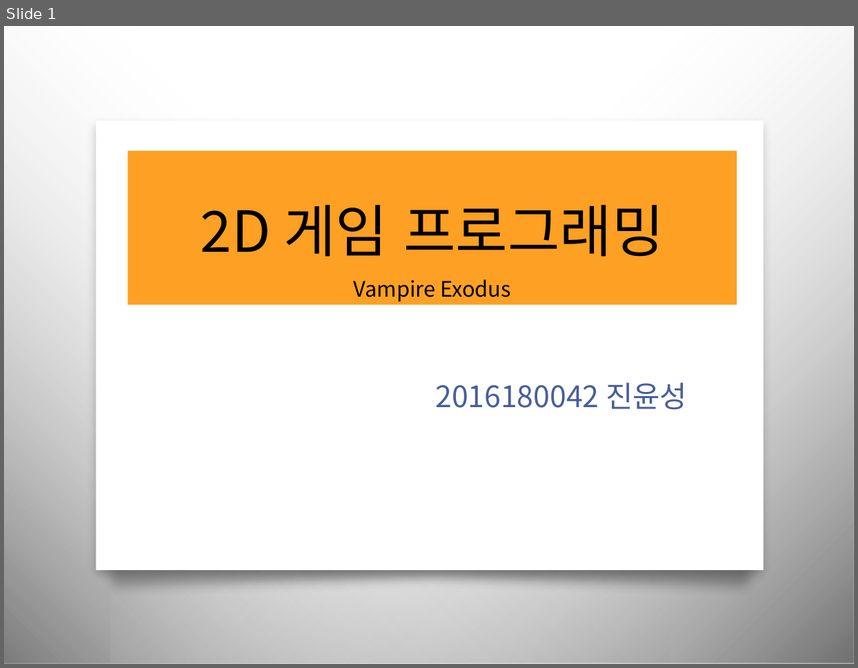
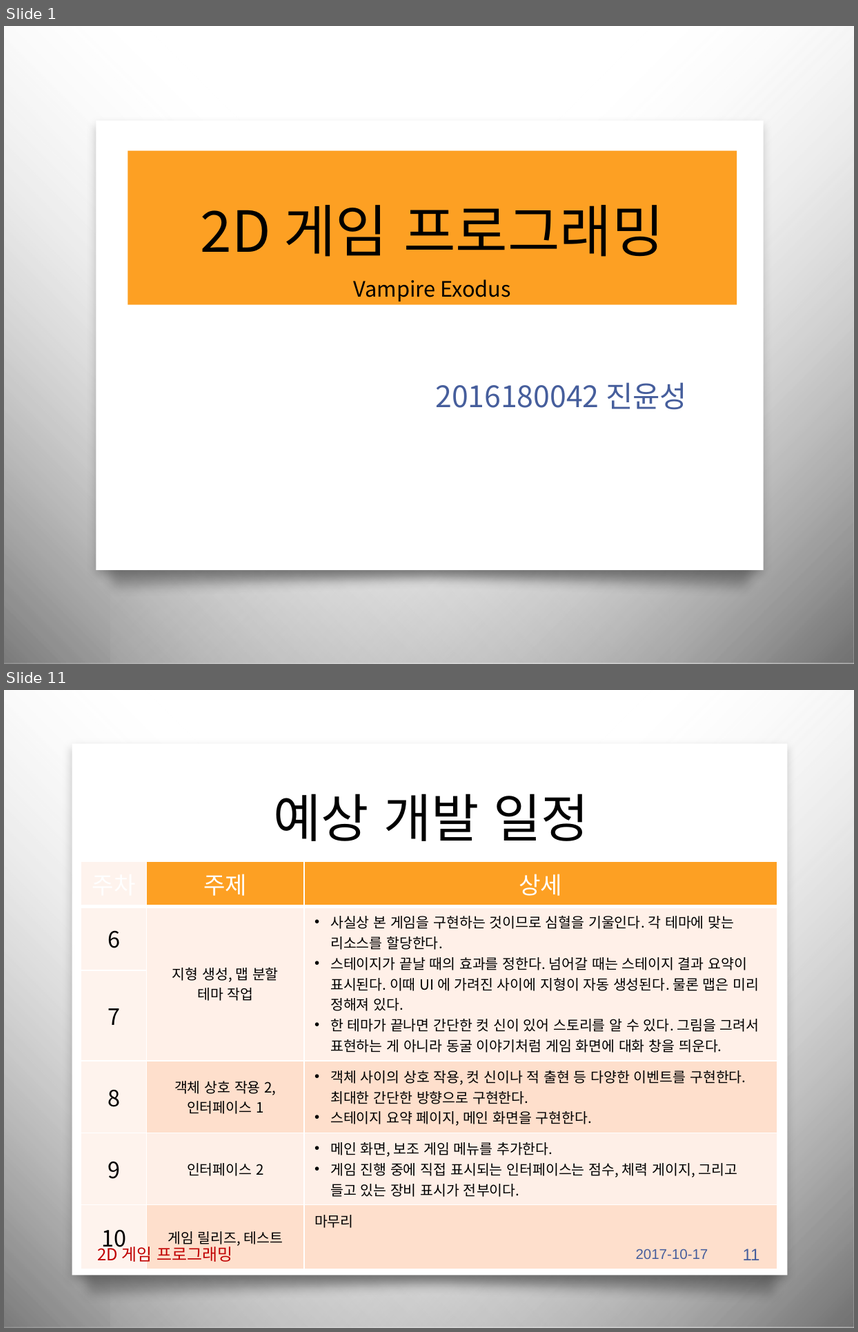
Before and after one commit to iconstudio/2017-Platformer, a slide deck: slides/2017_2DGP_1차발표.pptx. Shown one above the other, each under a label of ours: slide 1 before the commit, slides 1 and 11 after it; the slides between them are not shown. The pictures are 858x668 and 858x1332 pixels, drawn with LibreOffice and Linux fonts; fonts in the diff are those of the drawing; background and template pictures are left out. Boxes give left, top, right and bottom in pixels: in the first picture for what was removed or moved away, otherwise in the second. Text is boxed around its words. In the diff, an @@ line names an element or a change of style, - is before the commit and + after.

```diff
--- a/slides/2017_2DGP_1차발표.pptx
+++ b/slides/2017_2DGP_1차발표.pptx
@@ slide 11 added at [4, 690, 854, 1328], background picture (left out); not listed: 2 template elements that a slide beside it also shows @@
@@ rectangle added at [72, 744, 788, 1275], fill #FFFFFF @@
@@ title added at [273, 793, 590, 841], 44 pt, text #000000 @@
+예상 개발 일정
@@ table added at [81, 862, 777, 1254], 6 rows, 3 columns @@
+주차 | 주제 | 상세
+6 | 지형 생성, 맵 분할 / 테마 작업 | 사실상 본 게임을 구현하는 것이므로 심혈을 기울인다. 각 테마에 맞는 리소스를 할당한다. / 스테이지가 끝날 때의 효과를 정한다. 넘어갈 때는 스테이지 결과 요약이 표시된다. 이때 UI 에 가려진 사이에 지형이 자동 생성된다. 물론 맵은 미리 정해져 있다. / 한 테마가 끝나면 간단한 컷 신이 있어 스토리를 알 수 있다. 그림을 그려서 표현하는 게 아니라 동굴 이야기처럼 게임 화면에 대화 창을 띄운다.
+7 |  | 
+8 | 객체 상호 작용 2, / 인터페이스 1 | 객체 사이의 상호 작용, 컷 신이나 적 출현 등 다양한 이벤트를 구현한다. 최대한 간단한 방향으로 구현한다. / 스테이지 요약 페이지, 메인 화면을 구현한다.
+9 | 인터페이스 2 | 메인 화면, 보조 게임 메뉴를 추가한다. / 게임 진행 중에 직접 표시되는 인터페이스는 점수, 체력 게이지, 그리고 들고 있는 장비 표시가 전부이다.
+10 | 게임 릴리즈, 테스트 | 마무리
@@ text added at [97, 1243, 232, 1261], 14 pt, text #C00000 @@
+2D 게임 프로그래밍
@@ text added at [636, 1248, 708, 1259], 12 pt, text #465E9C @@
+2017-10-17
@@ page number added at [743, 1248, 760, 1260], 14 pt, text #465E9C @@
+11
@@ freeform shape added at [63, 1254, 799, 1305], fill gradient #010101 @@
```
Also in this commit, not shown: 10 slides changed, 8 other files.
